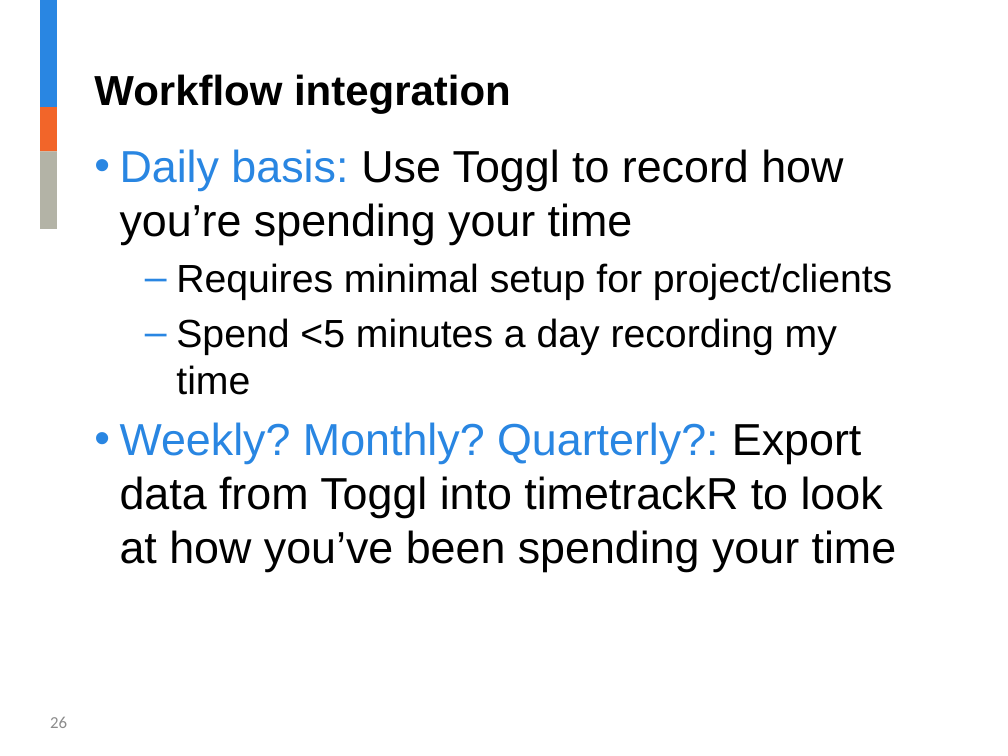
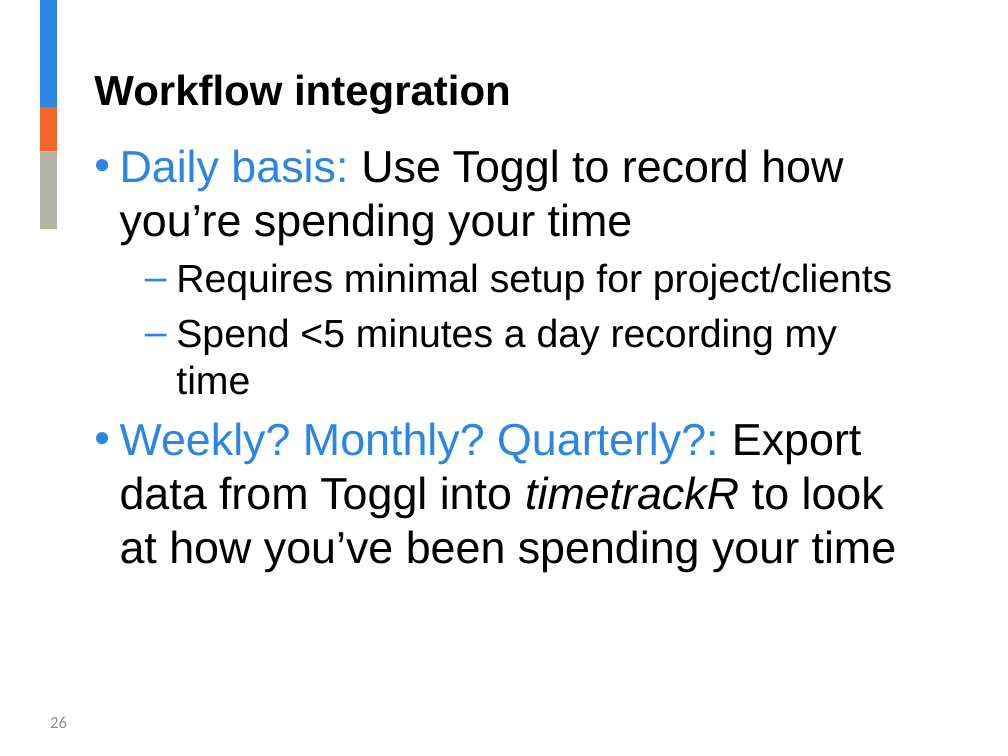
Before and after one commit to jalavery/timetrackR, a slide deck: slide 26 of Strategy and Innovation timetrackR Presentation.pptx. Drawn at 1008x756 pixels with LibreOffice and Linux fonts; fonts in the diff are those of the drawing; background and template pictures are left out. Boxes give left, top, right and bottom in pixels: in the first picture for what was removed or moved away, otherwise in the second. Text is boxed around its words. In the diff, an @@ line names an element or a change of style, - is before the commit and + after.

```diff
--- a/Strategy and Innovation timetrackR Presentation.pptx
+++ b/Strategy and Innovation timetrackR Presentation.pptx
@@ text at [120,422,897,572]: italic on in "timetrackR" @@
```
Also in this commit, not shown: 9 other slides changed, 2 slides removed, 1 other file.
